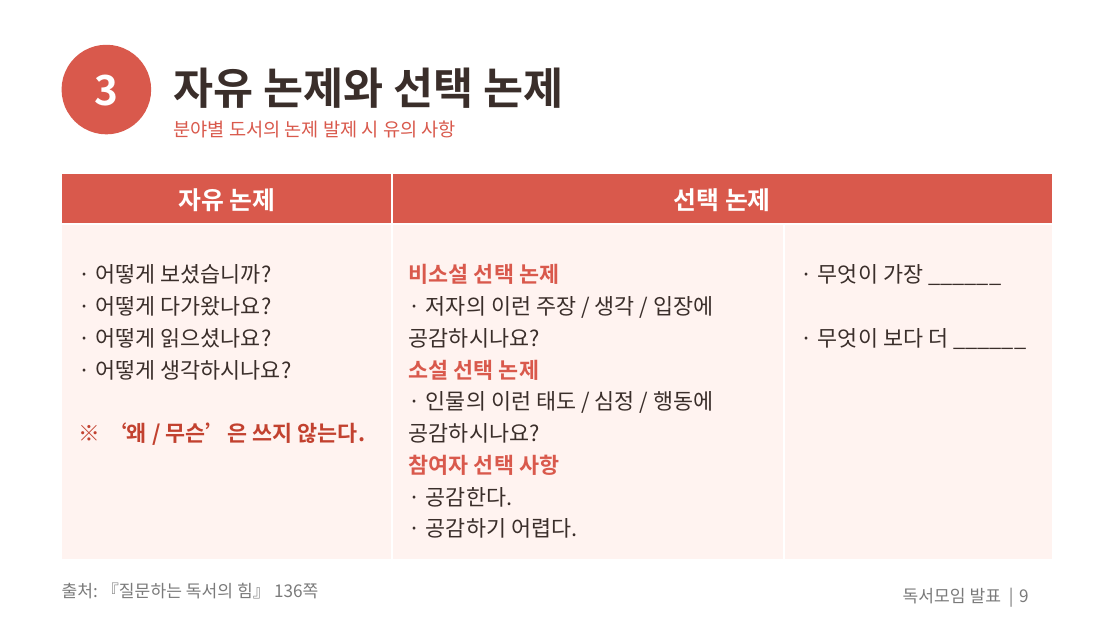
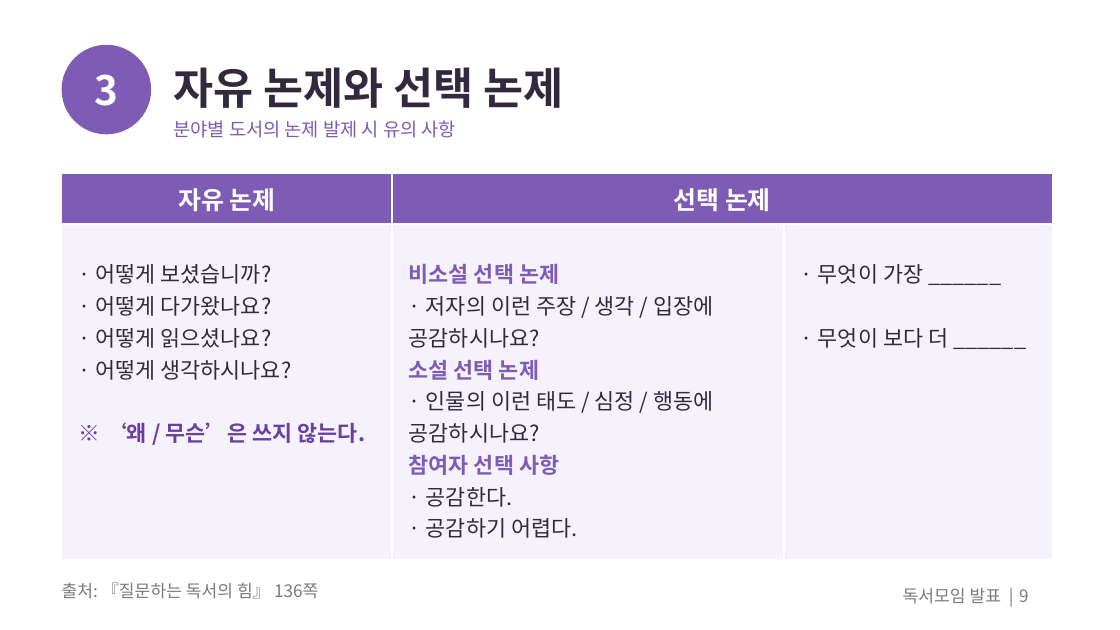
Before and after one commit to outis-books/bookclub, a slide deck: slide 9 of question-reading/question-reading.pptx. Drawn at 1120x630 pixels with LibreOffice and Linux fonts; fonts in the diff are those of the drawing. Boxes give left, top, right and bottom in pixels: in the first picture for what was removed or moved away, otherwise in the second. Text is boxed around its words. In the diff, an @@ line names an element or a change of style, - is before the commit and + after.

```diff
--- a/question-reading/question-reading.pptx
+++ b/question-reading/question-reading.pptx
@@ ellipse at [62,45,151,134]: fill #D9594C to #7E5BB5 @@
@@ title "자유 논제와 선택 논제" at [174,67,563,108]: text colour #3A2E2A to #33293F @@
@@ text "분야별 도서의 논제 발제 시 ..." at [174,120,456,138]: text colour #D9594C to #7E5BB5 @@
@@ table at [62,174,1053,542] @@
@@ fill #D9594C to #7E5BB5 in 2 cells @@
@@ fill #FFF3F0 to #F6F2FC in row 2 @@
@@ text colour #3A2E2A to #33293F in "· 어떻게 보셨습니까?", "· 어떻게 다가왔나요?", "· 어떻게 읽으셨나요?", "· 어떻게 생각하시나요?" and 6 more places @@
@@ text colour #C2412F to #6A3FA0 in "※ ‘왜 / 무슨’은 쓰지 않는다." @@
@@ text colour #D9594C to #7E5BB5 in "비소설 선택 논제", "소설 선택 논제", "참여자 선택 사항" @@
```
Also in this commit, not shown: 14 other slides changed, 17 other files.
